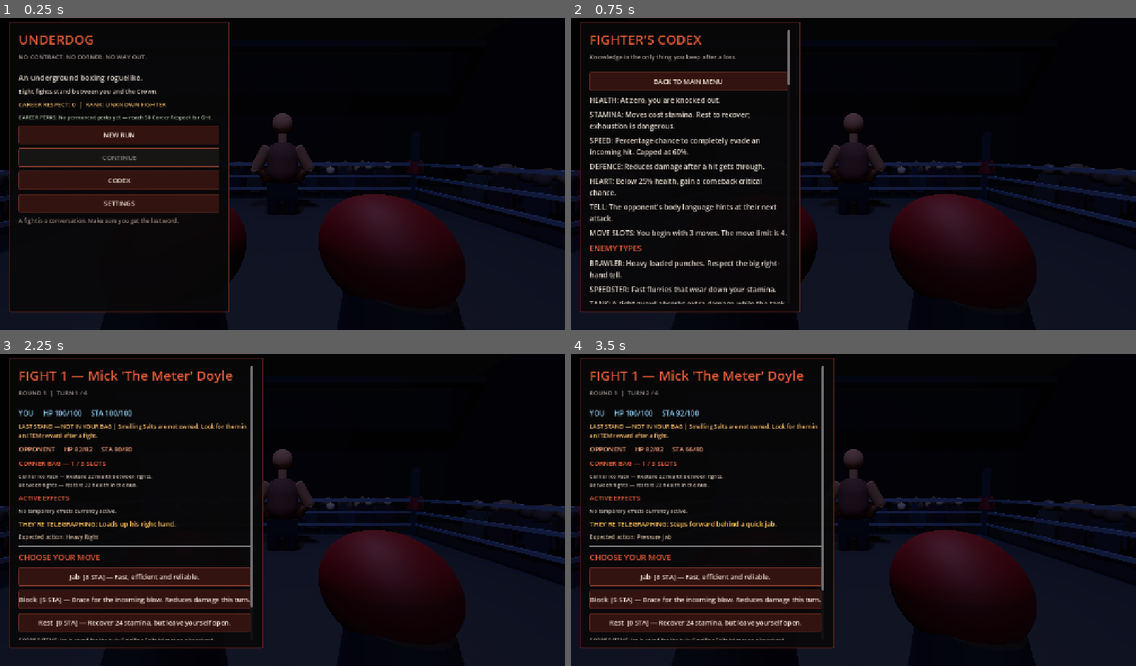
Above: before the commit, frames 1-4 (two rows, left to right).
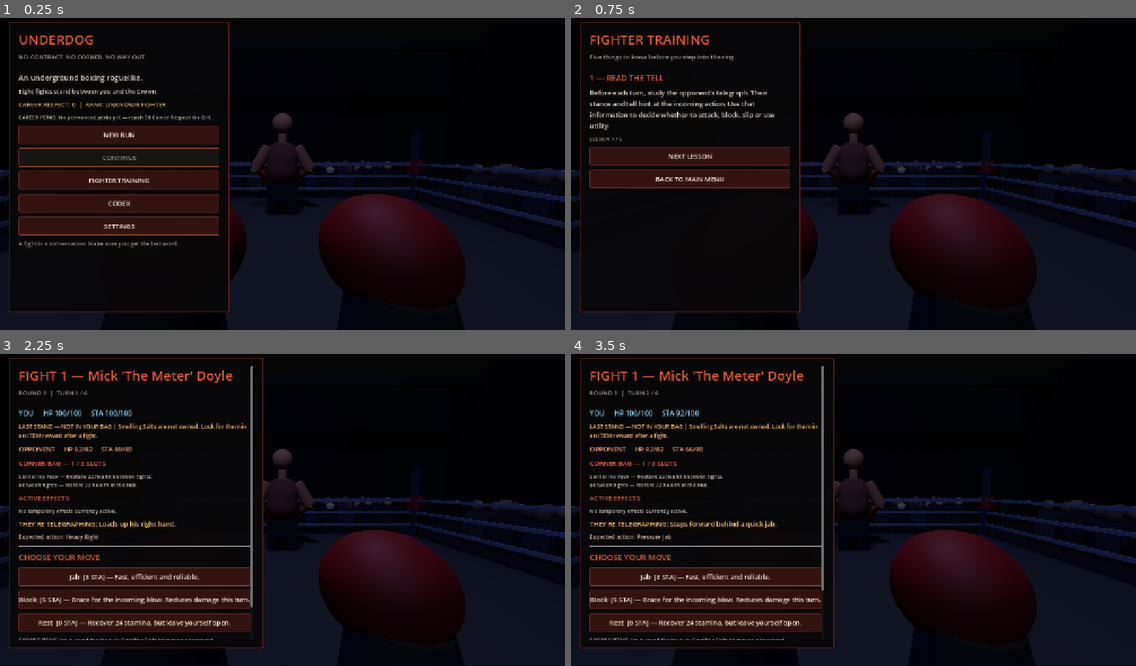
Above: after the commit, the same moments.

Repository: sedhehe/TheLastRound
Game: Godot game, scene res://scenes/main.tscn
Same seed, same stepped clock (60 frames per second), same inputs: the game is played once before the commit and once after it.
Inputs (mouse positions are in pixels of both pictures, inside the frame that each line leads up to):
- Up to frame 1 (0.25 s): no input
- Up to frame 2 (0.75 s): click (689, 180) at 0.5 s, where only the run after the commit has a clickable "FIGHTER TRAINING"
- Up to frame 3 (2.25 s): click "BACK TO MAIN MENU" at 1.25 s; click "NEW RUN" at 2 s
- Up to frame 4 (3.5 s): click "Jab [8 STA] — Fast, efficient…" at 2.75 s

The runs differ from the first frame. In frame 1, 2.4% of the frame differs, in the area x 3-39%, y 51-74%; in frame 2, 11%, in the area x 3-39%, y 3-92%; in frame 3, less than 0.1%; in frame 4, less than 0.1%.

Commit message:
Add step-by-step fighter training tutorial

Diff:
--- a/scripts/main.gd
+++ b/scripts/main.gd
@@ -55,6 +55,7 @@
 var lifetime_respect := 0
 var run_seed := 0
 var menu_notice := ""
+var tutorial_step := 0
 
 var log_lines: Array[String] = []
 
@@ -425,6 +426,7 @@
 		_continue_run,
 		not FileAccess.file_exists(SAVE_PATH)
 	)
+	_button("FIGHTER TRAINING", _show_tutorial)
 	_button("CODEX", _show_codex)
 	_button("SETTINGS", _show_settings)
 
@@ -1895,6 +1897,57 @@
 # CODEX AND SETTINGS
 # ---------------------------------------------------------
 
+func _show_tutorial() -> void:
+	_disable_realtime_combat()
+	game_state = "tutorial"
+
+	var lessons := [
+		{
+			"title": "1 — READ THE TELL",
+			"body": "Before each turn, study the opponent's telegraph. Their stance and tell hint at the incoming action. Use that information to decide whether to attack, block, slip or use utility."
+		},
+		{
+			"title": "2 — MANAGE YOUR GAS",
+			"body": "Every move has a stamina cost. If you run out, your options shrink and the opponent can take control. Rest restores 24 stamina. The corner break between rounds restores 14."
+		},
+		{
+			"title": "3 — CHOOSE YOUR RESPONSE",
+			"body": "Attacks deal damage but can be risky. Block reduces incoming damage. Slip avoids the response and can trigger Second Wind. Feints disrupt the opponent; clinches drain their stamina."
+		},
+		{
+			"title": "4 — SURVIVE THE BOUT",
+			"body": "Each fight lasts up to three rounds of six turns. Knock the opponent out or win the judges' decision by finishing with more health. At 25% health, Heart gives you a comeback critical chance."
+		},
+		{
+			"title": "5 — BUILD YOUR RUN",
+			"body": "After a win, choose exactly one reward: a new move, an owned-move damage upgrade, an item or a stat upgrade. Ice heals between fights. Smelling Salts are a rare item reward that automatically revives you once when owned."
+		}
+	]
+
+	_heading("FIGHTER TRAINING", "Five things to know before you step into the ring.")
+	_label(lessons[tutorial_step].title, 18, Color(0.9, 0.36, 0.22))
+	_label(lessons[tutorial_step].body, 15)
+	_label("LESSON %d / %d" % [tutorial_step + 1, lessons.size()], 12, Color(0.68, 0.64, 0.60))
+
+	if tutorial_step > 0:
+		_button("PREVIOUS", _tutorial_previous)
+	if tutorial_step < lessons.size() - 1:
+		_button("NEXT LESSON", _tutorial_next)
+	else:
+		_button("START A NEW RUN", _new_run)
+	_button("BACK TO MAIN MENU", _show_main_menu)
+
+
+func _tutorial_next() -> void:
+	tutorial_step = mini(4, tutorial_step + 1)
+	_show_tutorial()
+
+
+func _tutorial_previous() -> void:
+	tutorial_step = maxi(0, tutorial_step - 1)
+	_show_tutorial()
+
+
 func _show_codex() -> void:
 	_disable_realtime_combat()
 
